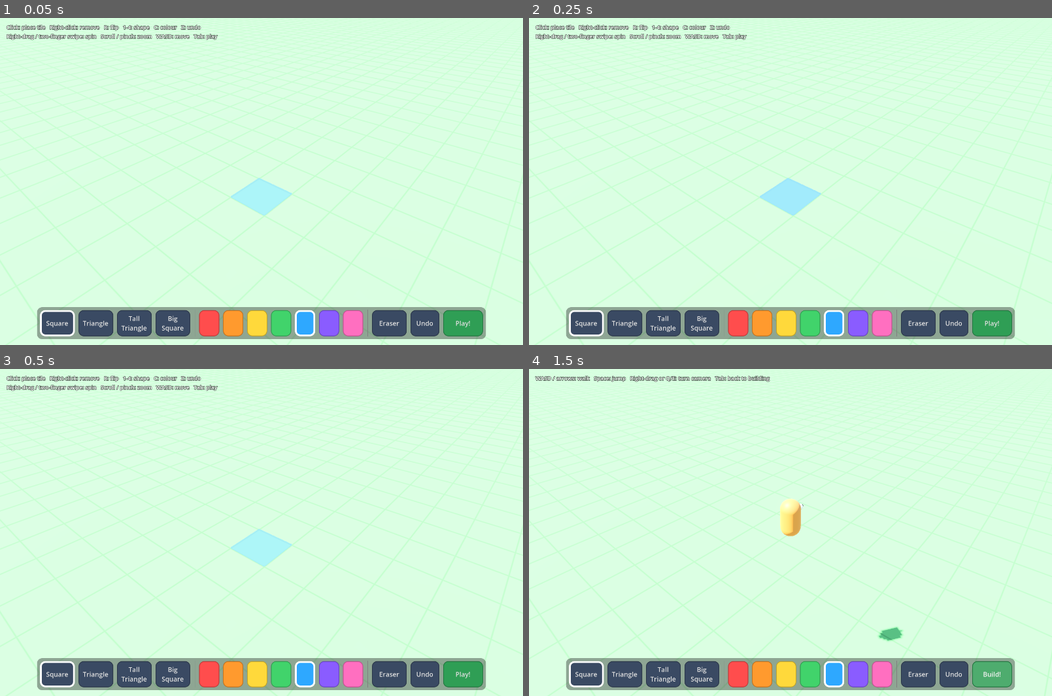
Above: before the commit, frames 1-4 (two rows, left to right).
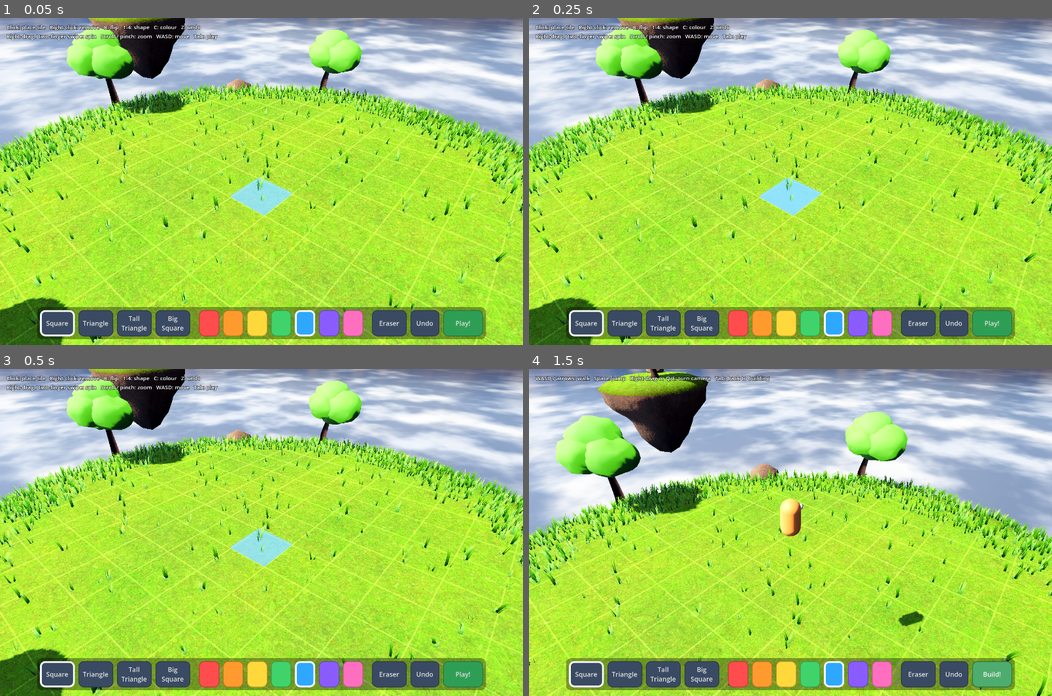
Above: after the commit, the same moments.

Repository: geoffchan23/magnet-world
Game: Godot game, scene res://main.tscn
Same seed, same stepped clock (60 frames per second), same inputs: the game is played once before the commit and once after it.
Inputs:
- Up to frame 1 (0.05 s): no input
- Up to frame 2 (0.25 s): no input
- Up to frame 3 (0.5 s): no input
- Up to frame 4 (1.5 s): click "Undo" at 0.5 s; click "Play!" at 1.25 s

The runs differ from the first frame. In frame 1, 91% of the frame differs, in the area x 0-100%, y 0-100%; in frame 2, 91%; in frame 3, 91%; in frame 4, 90%.

Commit message:
High-fidelity pass: Blender-modelled tiles, floating islands, HDRI sky, plastic/grass/cloud shaders, character concepts
Co-Authored-By: Claude Opus 5.5 <noreply@anthropic.com>
Claude-Session: https://claude.ai/code/session_01KD6jHkukHpZR6GGeCWYd8k

Diff:
--- a/main.gd
+++ b/main.gd
@@ -14,7 +14,7 @@
 const SHAPES := ["square", "triangle", "tall", "big"]
 const SHAPE_LABELS := {"square": "Square", "triangle": "Triangle", "tall": "Tall\nTriangle", "big": "Big\nSquare"}
 const SAVE_PATH := "user://world.json"
-const T := 0.03  # tile thickness
+const T := 0.05  # tile (frame) thickness
 const SNAP_EPS := 0.07  # how close corners must get to "click" together
 const H := 0.8660254  # height of a unit equilateral triangle
 
@@ -65,6 +65,7 @@
 var demo := false
 var shot_path := ""
 var frame_count := 0
+var cam_override := PackedFloat64Array()
 
 
 func _ready() -> void:
@@ -73,6 +74,8 @@
 			demo = true
 		elif a.begins_with("--shot="):
 			shot_path = a.substr(7)
+		elif a.begins_with("--cam="):
+			cam_override = a.substr(6).split_floats(",")
 	setup_world()
 	setup_ghost()
 	setup_audio()
@@ -82,6 +85,11 @@
 		build_demo()
 	else:
 		load_world()
+	if cam_override.size() == 6:
+		cam_yaw = cam_override[0]
+		cam_pitch = cam_override[1]
+		cam_dist = cam_override[2]
+		cam_target = Vector3(cam_override[3], cam_override[4], cam_override[5])
 	if "--play" in OS.get_cmdline_user_args():
 		set_play(true)
 	refresh_ui()
@@ -91,70 +99,191 @@
 
 func setup_world() -> void:
 	var env := Environment.new()
-	var sky_mat := ProceduralSkyMaterial.new()
-	sky_mat.sky_top_color = Color("6fb6ff")
-	sky_mat.sky_horizon_color = Color("d9eeff")
-	sky_mat.ground_horizon_color = Color("d9eeff")
-	sky_mat.ground_bottom_color = Color("9cc98a")
+	var sky_mat := PanoramaSkyMaterial.new()
+	sky_mat.panorama = load("res://assets/textures/sky.hdr")
+	sky_mat.energy_multiplier = 1.1
 	var sky := Sky.new()
 	sky.sky_material = sky_mat
+	sky.radiance_size = Sky.RADIANCE_SIZE_128
 	env.background_mode = Environment.BG_SKY
 	env.sky = sky
 	env.ambient_light_source = Environment.AMBIENT_SOURCE_SKY
-	env.ambient_light_energy = 0.6
+	env.ambient_light_energy = 0.8
+	env.reflected_light_source = Environment.REFLECTION_SOURCE_SKY
 	env.tonemap_mode = Environment.TONE_MAPPER_FILMIC
+	env.tonemap_exposure = 1.0
 	env.glow_enabled = true
-	env.glow_intensity = 0.3
+	env.glow_intensity = 0.4
+	env.glow_hdr_threshold = 1.2
+	env.fog_enabled = true
+	env.fog_mode = Environment.FOG_MODE_DEPTH
+	env.fog_light_color = Color("bcd8f5")
+	env.fog_depth_begin = 40.0
+	env.fog_depth_end = 260.0
+	env.fog_density = 0.35
+	env.fog_sky_affect = 0.0
+	env.adjustment_enabled = true
+	env.adjustment_saturation = 1.2
 	var we := WorldEnvironment.new()
 	we.environment = env
 	add_child(we)
 
 	var sun := DirectionalLight3D.new()
-	sun.rotation_degrees = Vector3(-55, -35, 0)
-	sun.light_energy = 1.1
+	sun.rotation_degrees = Vector3(-48, -30, 0)
+	sun.light_energy = 1.6
+	sun.light_color = Color("fff3e0")
 	sun.shadow_enabled = true
+	sun.shadow_blur = 1.5
+	sun.directional_shadow_max_distance = 40.0
 	add_child(sun)
 
-	# Ground: a big play mat with a faint grid so tiles line up.
-	var ground := StaticBody3D.new()
-	ground.collision_layer = 2
-	ground.collision_mask = 0
-	var gshape := CollisionShape3D.new()
-	var box := BoxShape3D.new()
-	box.size = Vector3(400, 1, 400)
-	gshape.shape = box
-	gshape.position.y = -0.5
-	ground.add_child(gshape)
-	var gmesh := MeshInstance3D.new()
-	var plane := PlaneMesh.new()
-	plane.size = Vector2(400, 400)
-	gmesh.mesh = plane
-	var shader := Shader.new()
-	shader.code = """
-shader_type spatial;
-uniform vec3 base_color : source_color = vec3(0.47, 0.72, 0.38);
-varying vec3 wpos;
-void vertex() { wpos = (MODEL_MATRIX * vec4(VERTEX, 1.0)).xyz; }
-void fragment() {
-	vec2 f = fract(wpos.xz);
-	vec2 d = min(f, 1.0 - f);
-	vec2 w = fwidth(wpos.xz) * 1.5;
-	float line = 1.0 - min(smoothstep(0.0, w.x + 0.01, d.x), smoothstep(0.0, w.y + 0.01, d.y));
-	float fade = clamp(1.0 - length(wpos.xz) / 60.0, 0.0, 1.0);
-	ALBEDO = mix(base_color, base_color * 0.82, line * fade);
-	ROUGHNESS = 0.95;
-}
-"""
-	var smat := ShaderMaterial.new()
-	smat.shader = shader
-	gmesh.material_override = smat
-	ground.add_child(gmesh)
-	add_child(ground)
+	setup_islands()
+	setup_cloud_sea()
+	scatter_grass.call_deferred()
 
 	cam = Camera3D.new()
 	cam.fov = 55
+	cam.far = 600
 	add_child(cam)
 
+
+func setup_islands() -> void:
+	var grass := ShaderMaterial.new()
+	grass.shader = load("res://shaders/island_top.gdshader")
+	grass.set_shader_parameter("albedo_tex", load("res://assets/textures/grass_albedo.jpg"))
+	grass.set_shader_parameter("normal_tex", load("res://assets/textures/grass_normal.jpg"))
+	var grass_decor := grass.duplicate()
+	grass_decor.set_shader_parameter("grid_strength", 0.0)
+	var rock := ORMMaterial3D.new()
+	rock.albedo_texture = load("res://assets/textures/rock_albedo.jpg")
+	rock.normal_enabled = true
+	rock.normal_texture = load("res://assets/textures/rock_normal.jpg")
+	rock.orm_texture = load("res://assets/textures/rock_arm.jpg")
+	rock.uv1_triplanar = true
+	rock.uv1_scale = Vector3(0.35, 0.35, 0.35)
+	rock.vertex_color_use_as_albedo = true
+	var bark := rock.duplicate()
+	bark.albedo_color = Color("8a6648")
+	bark.uv1_scale = Vector3(1.2, 1.2, 1.2)
+	var leaves := StandardMaterial3D.new()
+	leaves.albedo_color = Color("5f9e3a")
+	leaves.vertex_color_use_as_albedo = true
+	leaves.roughness = 0.75
+	leaves.backlight_enabled = true
+	leaves.backlight = Color("3d6b1f")
+	var mats := {"Grass": grass, "Rock": rock, "Bark": bark, "Leaves": leaves}
+
+	for path in ["res://assets/islands/main.glb", "res://assets/islands/decor.glb"]:
+		var scene: Node3D = (load(path) as PackedScene).instantiate()
+		add_child(scene)
+		for mi in scene.find_children("*", "MeshInstance3D", true, false):
+			var m: Mesh = (mi as MeshInstance3D).mesh
+			for i in m.get_surface_count():
+				var src := m.surface_get_material(i)
+				var key := src.resource_name if src else ""
+				if mats.has(key):
+					var use: Material = mats[key]
+					if key == "Grass" and path.ends_with("decor.glb"):
+						use = grass_decor
+					(mi as MeshInstance3D).set_surface_override_material(i, use)
+			# Islands are solid ground (you can walk off the edge though!).
+			if (mi as Node).name.contains("Island") or (mi as Node).name.begins_with("Sat"):
+				(mi as MeshInstance3D).create_trimesh_collision()
+				for body in (mi as Node).find_children("*", "StaticBody3D", true, false):
+					(body as StaticBody3D).collision_layer = 2
+					(body as StaticBody3D).collision_mask = 0
+
+
+func grass_tuft_mesh() -> ArrayMesh:
+	# A handful of tapered blades fanned around the origin.
+	var st := SurfaceTool.new()
+	st.begin(Mesh.PRIMITIVE_TRIANGLES)
+	var rng := RandomNumberGenerator.new()
+	rng.seed = 7
+	for b in 6:
+		var a := rng.randf() * TAU
+		var dir := Vector3(cos(a), 0, sin(a))
+		var side := Vector3(-dir.z, 0, dir.x) * 0.018
+		var base := dir * rng.randf_range(0.0, 0.05)
+		var h := rng.randf_range(0.14, 0.28)
+		var lean := dir * rng.randf_range(0.03, 0.09)
+		var mid := base + lean * 0.4 + Vector3(0, h * 0.55, 0)
+		var top := base + lean + Vector3(0, h, 0)
+		var quad := [
+			[base - side, 0.0], [base + side, 0.0], [mid + side * 0.6, 0.55],
+			[base - side, 0.0], [mid + side * 0.6, 0.55], [mid - side * 0.6, 0.55],
+			[mid - side * 0.6, 0.55], [mid + side * 0.6, 0.55], [top, 1.0],
+		]
+		for v in quad:
+			st.set_normal(Vector3.UP)
+			st.set_uv(Vector2(0, v[1]))
+			st.add_vertex(v[0])
+	return st.commit()
+
+
+func scatter_grass() -> void:
+	# Wait for the island collision to exist, then drop tufts onto it.
+	await get_tree().physics_frame
+	await get_tree().physics_frame
+	var space := get_world_3d().direct_space_state
+	var rng := RandomNumberGenerator.new()
+	rng.seed = 42
+	var xforms: Array = []
+	var colors: Array = []
+	for i in 9000:
+		if xforms.size() >= 3200:
+			break
+		var a := rng.randf() * TAU
+		var r := sqrt(rng.randf()) * 8.8
+		if r < 5.7 and rng.randf() > 0.04:
+			continue  # keep the build area mostly clear
+		var p := Vector3(cos(a) * r, 2.0, sin(a) * r)
+		var hit := space.intersect_ray(PhysicsRayQueryParameters3D.create(p, p + Vector3.DOWN * 4.0, 2))
+		if hit.is_empty() or (hit.normal as Vector3).y < 0.6:
+			continue
+		var s := rng.randf_range(0.7, 1.4)
+		var basis := Basis(Vector3.UP, rng.randf() * TAU).scaled(Vector3(s, s * rng.randf_range(0.8, 1.3), s))
+		xforms.append(Transform3D(basis, hit.position))
+		var g := rng.randf_range(0.85, 1.15)
+		colors.append(Color(g * rng.randf_range(0.9, 1.1), g, g * 0.9))
+	var mm := MultiMesh.new()
+	mm.transform_format = MultiMesh.TRANSFORM_3D
+	mm.use_colors = true
+	mm.mesh = grass_tuft_mesh()
+	mm.instance_count = xforms.size()
+	for i in xforms.size():
+		mm.set_instance_transform(i, xforms[i])
+		mm.set_instance_color(i, colors[i])
+	var mmi := MultiMeshInstance3D.new()
+	mmi.multimesh = mm
+	var mat := ShaderMaterial.new()
+	mat.shader = load("res://shaders/grass.gdshader")
+	mmi.material_override = mat
+	mmi.cast_shadow = GeometryInstance3D.SHADOW_CASTING_SETTING_OFF
+	add_child(mmi)
+
+
+func setup_cloud_sea() -> void:
+	var noise := NoiseTexture2D.new()
+	noise.width = 512
+	noise.height = 512
+	noise.seamless = true
+	var fnl := FastNoiseLite.new()
+	fnl.frequency = 0.008
+	fnl.fractal_octaves = 5
+	noise.noise = fnl
+	var mat := ShaderMaterial.new()
+	mat.shader = load("res://shaders/cloud_sea.gdshader")
+	mat.set_shader_parameter("noise_tex", noise)
+	for layer in [[-16.0, 0.0], [-22.0, 0.37]]:
+		var mi := MeshInstance3D.new()
+		var plane := PlaneMesh.new()
+		plane.size = Vector2(600, 600)
+		mi.mesh = plane
+		mi.material_override = mat
+		mi.position = Vector3(layer[1] * 100.0, layer[0], 0)
+		mi.cast_shadow = GeometryInstance3D.SHADOW_CASTING_SETTING_OFF
+		add_child(mi)
 
 func setup_ghost() -> void:
 	ghost_mat = StandardMaterial3D.new()
@@ -281,19 +410,12 @@
 	return m
 
 
-func panel_mat(ci: int) -> StandardMaterial3D:
+func panel_mat(ci: int) -> ShaderMaterial:
 	var key := "p%d" % ci
 	if not mat_cache.has(key):
-		var c: Color = COLORS[ci]
-		var m := StandardMaterial3D.new()
-		m.albedo_color = Color(c.r, c.g, c.b, 0.68)
-		m.transparency = BaseMaterial3D.TRANSPARENCY_ALPHA
-		m.cull_mode = BaseMaterial3D.CULL_DISABLED
-		m.roughness = 0.12
-		m.metallic_specular = 0.8
-		m.emission_enabled = true
-		m.emission = c
-		m.emission_energy_multiplier = 0.15
+		var m := ShaderMaterial.new()
+		m.shader = load("res://shaders/tile_panel.gdshader")
+		m.set_shader_parameter("tint", COLORS[ci])
 		mat_cache[key] = m
 	return mat_cache[key]
 
@@ -302,35 +424,38 @@
 	var key := "f%d" % ci
 	if not mat_cache.has(key):
 		var m := StandardMaterial3D.new()
-		m.albedo_color = (COLORS[ci] as Color).lightened(0.1)
-		m.roughness = 0.35
+		m.albedo_color = (COLORS[ci] as Color).darkened(0.05)
+		m.roughness = 0.25
+		m.clearcoat_enabled = true
+		m.clearcoat = 0.7
+		m.clearcoat_roughness = 0.15
+		m.backlight_enabled = true
+		m.backlight = (COLORS[ci] as Color).darkened(0.4)
 		mat_cache[key] = m
 	return mat_cache[key]
 
 
-func add_frame(parent: Node3D, shape: String, mat: Material) -> void:
-	# The solid plastic rim around each translucent panel.
-	var v := shape_verts(shape)
-	var n := v.size()
-	var c := centroid(v)
-	for i in n:
-		var a := v[i]
-		var b := v[(i + 1) % n]
-		var d := b - a
-		var length := d.length()
-		var x := d / length
-		var inward := c - (a + b) / 2
-		inward = (inward - x * inward.dot(x)).normalized()
-		var key := "box%.3f" % length
-		if not mesh_cache.has(key):
-			var bm := BoxMesh.new()
-			bm.size = Vector3(length - 0.03, T + 0.018, 0.07)
-			mesh_cache[key] = bm
-		var mi := MeshInstance3D.new()
-		mi.mesh = mesh_cache[key]
-		mi.material_override = mat
-		mi.transform = Transform3D(Basis(x, Vector3.UP, x.cross(Vector3.UP)), (a + b) / 2 + inward * 0.036)
-		parent.add_child(mi)
+func rivet_mat() -> StandardMaterial3D:
+	if not mat_cache.has("rivet"):
+		var m := StandardMaterial3D.new()
+		m.albedo_color = Color("dfe3ea")
+		m.metallic = 1.0
+		m.roughness = 0.22
+		mat_cache["rivet"] = m
+	return mat_cache["rivet"]
+
+
+func tile_parts(shape: String) -> Dictionary:
+	# Meshes modelled in Blender (art/src/tiles.py): Frame, Panel, Rivets.
+	var key := "parts_" + shape
+	if not mesh_cache.has(key):
+		var scene: Node = (load("res://assets/tiles/%s.glb" % shape) as PackedScene).instantiate()
+		var parts := {}
+		for mi in scene.find_children("*", "MeshInstance3D", true, false):
+			parts[(mi as Node).name] = (mi as MeshInstance3D).mesh
+		scene.free()
+		mesh_cache[key] = parts
+	return mesh_cache[key]
 
 
 # ---------------------------------------------------------------- tiles in the world
@@ -340,11 +465,17 @@
 	body.collision_layer = 1
 	body.collision_mask = 0
 	body.transform = xf
-	var mi := MeshInstance3D.new()
-	mi.mesh = panel_mesh(shape)
-	mi.material_override = panel_mat(color)
-	body.add_child(mi)
-	add_frame(body, shape, frame_mat(color))
+	var visual := Node3D.new()
+	body.add_child(visual)
+	var parts := tile_parts(shape)
+	var mats := {"Frame": frame_mat(color), "Panel": panel_mat(color), "Rivets": rivet_mat()}
+	for part in mats:
+		var mi := MeshInstance3D.new()
+		mi.mesh = parts[part]
+		mi.material_override = mats[part]
+		if part == "Panel":
+			mi.cast_shadow = GeometryInstance3D.SHADOW_CASTING_SETTING_OFF
+		visual.add_child(mi)
 	var cs := CollisionShape3D.new()
 	var shp := ConvexPolygonShape3D.new()
 	var pts := PackedVector3Array()
@@ -362,10 +493,9 @@
 	body.set_meta("tile", t)
 	tiles.append(t)
 	# Little "pop" as it snaps in.
-	mi.scale = Vector3(0.8, 0.8, 0.8)
-	create_tween().tween_property(mi, "scale", Vector3.ONE, 0.18).set_trans(Tween.TRANS_BACK).set_ease(Tween.EASE_OUT)
+	visual.scale = Vector3(0.8, 0.8, 0.8)
+	create_tween().tween_property(visual, "scale", Vector3.ONE, 0.18).set_trans(Tween.TRANS_BACK).set_ease(Tween.EASE_OUT)
 	return t
-
 
 func remove_tile(t: Dictionary, record := true) -> void:
 	for i in tiles.size():
@@ -619,7 +749,7 @@
 			candidates = edge_candidates(hover_tile, ei, pos, view_side, cur_shape)
 			cand_index = 0
 	else:
-		if erase_mode:
+		if erase_mode or pos.y < -0.05 or Vector2(pos.x, pos.z).length() > 6.6:
 			return
 		var key := "g%d:%d:%s:%d:%d" % [floori(pos.x * 2), floori(pos.z * 2), cur_shape, ground_rot, tiles.size()]
 		if key != hover_key:
--- /dev/null
+++ b/shaders/cloud_sea.gdshader
@@ -0,0 +1,22 @@
+// Soft drifting cloud layer far below the islands.
+shader_type spatial;
+render_mode unshaded, blend_mix, depth_draw_never, cull_disabled;
+
+uniform sampler2D noise_tex : repeat_enable, filter_linear_mipmap;
+uniform float fade_radius = 220.0;
+
+varying vec3 wpos;
+
+void vertex() {
+	wpos = (MODEL_MATRIX * vec4(VERTEX, 1.0)).xyz;
+}
+
+void fragment() {
+	vec2 uv = wpos.xz * 0.006;
+	float t = TIME * 0.004;
+	float n = texture(noise_tex, uv + vec2(t, t * 0.6)).r * 0.6 + texture(noise_tex, uv * 2.3 - vec2(t * 1.7, 0.0)).r * 0.4;
+	float cloud = smoothstep(0.38, 0.72, n);
+	float fade = 1.0 - smoothstep(fade_radius * 0.5, fade_radius, length(wpos.xz - CAMERA_POSITION_WORLD.xz));
+	ALBEDO = mix(vec3(0.72, 0.8, 0.92), vec3(1.0), cloud);
+	ALPHA = (0.35 + 0.6 * cloud) * fade;
+}
--- /dev/null
+++ b/shaders/grass.gdshader
@@ -0,0 +1,22 @@
+// Grass tufts: dark at the root, sunlit at the tip, swaying in the wind.
+shader_type spatial;
+render_mode cull_disabled;
+
+uniform vec3 root_color : source_color = vec3(0.16, 0.32, 0.08);
+uniform vec3 tip_color : source_color = vec3(0.55, 0.85, 0.3);
+
+varying float tip;
+
+void vertex() {
+	tip = UV.y;
+	vec3 wp = (MODEL_MATRIX * vec4(VERTEX, 1.0)).xyz;
+	float sway = sin(TIME * 1.8 + wp.x * 0.7 + wp.z * 0.5) * 0.05 + sin(TIME * 3.1 + wp.x * 2.0) * 0.015;
+	VERTEX.x += sway * tip * tip;
+	VERTEX.z += sway * 0.6 * tip * tip;
+}
+
+void fragment() {
+	ALBEDO = mix(root_color, tip_color * COLOR.rgb, tip);
+	ROUGHNESS = 0.8;
+	BACKLIGHT = tip_color * 0.4 * tip;
+}
--- /dev/null
+++ b/shaders/island_top.gdshader
@@ -0,0 +1,38 @@
+// Grass on top of the floating island, with a soft build grid on the flat part.
+shader_type spatial;
+
+uniform sampler2D albedo_tex : source_color, filter_linear_mipmap_anisotropic, repeat_enable;
+uniform sampler2D normal_tex : hint_normal, filter_linear_mipmap_anisotropic, repeat_enable;
+uniform vec3 grass_tint : source_color = vec3(0.62, 0.95, 0.42);
+uniform float scale = 0.45;
+uniform float grid_radius = 6.6;
+uniform float grid_strength = 1.0;
+
+varying vec3 wpos;
+
+void vertex() {
+	wpos = (MODEL_MATRIX * vec4(VERTEX, 1.0)).xyz;
+}
+
+void fragment() {
+	vec2 uv = wpos.xz * scale;
+	vec3 g = texture(albedo_tex, uv).rgb;
+	g = mix(g, texture(albedo_tex, uv * 0.23 + vec2(0.31, 0.7)).rgb, 0.45);  // hide tiling
+	g *= COLOR.rgb * grass_tint;
+
+	vec2 f = fract(wpos.xz);
+	vec2 d = min(f, 1.0 - f);
+	vec2 w = fwidth(wpos.xz) * 1.2;
+	float line = 1.0 - min(smoothstep(0.0, w.x + 0.012, d.x), smoothstep(0.0, w.y + 0.012, d.y));
+	float inside = 1.0 - smoothstep(grid_radius - 0.8, grid_radius, length(wpos.xz));
+	g = mix(g, g * 1.5 + 0.05, line * inside * 0.5 * grid_strength);
+
+	vec3 wn = (INV_VIEW_MATRIX * vec4(NORMAL, 0.0)).xyz;
+	vec3 nm = texture(normal_tex, uv).rgb * 2.0 - 1.0;
+	wn = normalize(wn + vec3(nm.x, 0.0, -nm.y) * 0.5);
+	NORMAL = (VIEW_MATRIX * vec4(wn, 0.0)).xyz;
+
+	ALBEDO = g;
+	ROUGHNESS = 0.92;
+	SPECULAR = 0.25;
+}
--- /dev/null
+++ b/shaders/tile_panel.gdshader
@@ -0,0 +1,30 @@
+// Translucent moulded plastic window of a magnet tile.
+shader_type spatial;
+render_mode blend_mix, cull_disabled, depth_draw_never;
+
+uniform vec4 tint : source_color = vec4(0.2, 0.6, 1.0, 1.0);
+uniform float clarity = 0.42;   // alpha when looking straight through
+uniform float ridge_freq = 70.0;
+uniform float ridge_amount = 0.06;
+
+varying vec3 lpos;
+
+void vertex() {
+	lpos = VERTEX;
+}
+
+void fragment() {
+	// Fine moulded ribbing, like the real tiles have.
+	float r = cos((lpos.x + lpos.z) * ridge_freq);
+	vec3 local_bump = normalize(vec3(1.0, 0.0, 1.0)) * r * ridge_amount;
+	NORMAL = normalize(NORMAL + (VIEW_MATRIX * (MODEL_MATRIX * vec4(local_bump, 0.0))).xyz);
+
+	float facing = clamp(abs(dot(NORMAL, VIEW)), 0.0, 1.0);
+	float fres = pow(1.0 - facing, 3.0);
+	ALBEDO = tint.rgb * 0.85;
+	ALPHA = mix(clarity, 0.92, fres);
+	ROUGHNESS = 0.05;
+	SPECULAR = 0.75;
+	BACKLIGHT = tint.rgb * 0.75;   // sunlight glowing through the plastic
+	EMISSION = tint.rgb * 0.05;
+}
Not shown, added: art/.gdignore
Binary file added: assets/islands/decor.glb
Binary file added: assets/islands/main.glb
Binary file added: assets/textures/grass_albedo.jpg
Binary file added: assets/textures/grass_arm.jpg
Binary file added: assets/textures/grass_normal.jpg
Binary file added: assets/textures/rock_albedo.jpg
Binary file added: assets/textures/rock_arm.jpg
Binary file added: assets/textures/rock_normal.jpg
Binary file added: assets/textures/sky.hdr
Binary file added: assets/tiles/big.glb
Binary file added: assets/tiles/square.glb
(and 16 more such lines)
